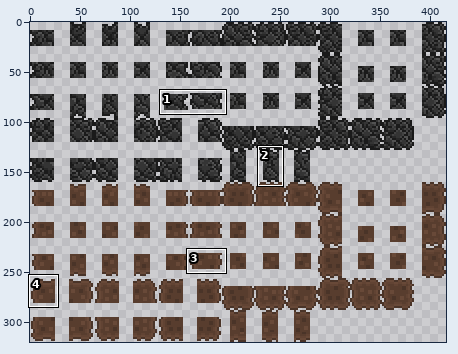
Sprite sheet: assets/sprites/walls/Walls.png. Above, an overview of the earlier version with the close-up marked.
Close-up. Before the commit:
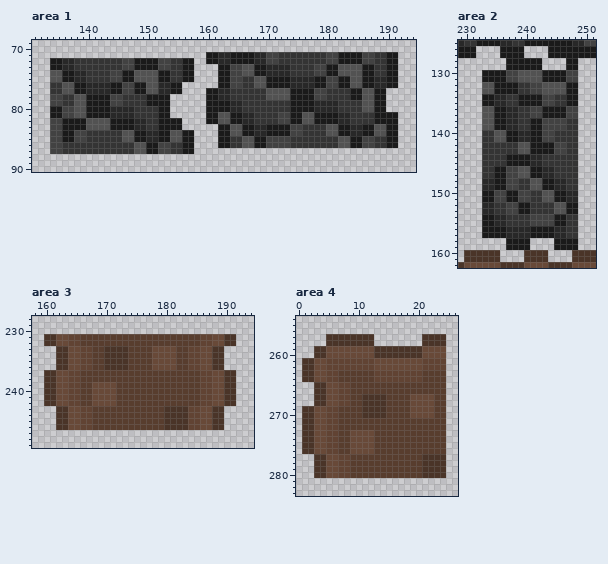
The file is 416x320 pixels. Colours within 5 levels of each other are drawn and written as one. Shown: area 1: x 131..194, y 69..90; area 2: x 229..251, y 125..162; area 3: x 158..194, y 228..249; area 4: x 0..26, y 254..283. The commit also changed other parts of the picture, which this record leaves out.
Once edited:
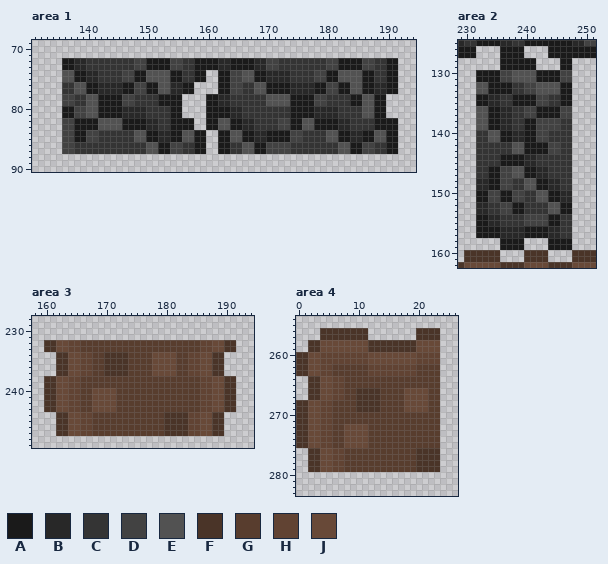
Palette (. is transparent): A #1a1a1a  B #282828  C #343434  D #424242  E #525252  F #4a3428  G #583d2e  H #614333  J #684938
Difference:
Changed rows in their new state; - is an unchanged pixel.
Area 1:
first column x 134:
71 --------------------------................................
72 ..AABB------CCDD--AADDCCAA--------------------------------
73 ..AABB------CCDD--AADDCCAAAABBAAAABBDDCC----CCDDAAAADD----
74 ..EEAABB--CCDDAA--EEAACCAA--------------------------------
75 ..EEAABB--CCDDAA--EEAACCAA------EEAABBBBCCCCDDAAEE----CC--
76 ..CCEEAA--BBAADDAAEEBBAA----------------------------------
77 ..CCEEAA--BBAADDAAEEBBAA--..AADD--EEAAAABBBBAADDAAEEAABBAA
78 ..DDCCEE--AADD--CC--AA------------------------------------
79 ..DDCCEE--AADD--CC--AA------BBCC----EEEE----DDCC--AA------
80 ..AADDEE--AA--BB--CCAA------------------------------------
81 ..AADDEE--AA--BB--CCAA------AABBCC----CC--AABBBBCC--EE--..
82 ..DD--AA--EE--AABBCC--AA----------------------------------
83 ..DD--AA--EE--AABBCC--AA--AAEEAABBCCCCDDAAEEAAAABBCCCCAA--
84 ..DDAADD----CCEEAABBAAEEAA--------------------------------
85 ..DDAADD----CCEEAABBAAEEAA----EEAABBAAAADD----EEAABBAAEE--
86 ..DD----------CCEEAADDCCAA--------------------------------
87 ..DD----------CCEEAADDCCAA--AACCEEAADDDDCCCCCCCCEEAADDCCAA
Area 2:
first column x 232:
128 ----A-----.---A-.
129 ----A-----.---A-.
130 A---D-E---A---D-.
131 A---D-E---A---D-.
132 E-A---C-D-E---A-.
133 E-A---C-D-E---A-.
134 A-B-C-A---D-C-A-.
135 A-B-C-A---D-C-A-.
136 E-A-B-C-D-A---D-.
137 E-A-B-C-D-A---D-.
138 E-A-B-C-A-D---C-.
139 E-A-B-C-A-D---C-.
140 C-E-A-B-A-D-C---.
141 C-E-A-B-A-D-C---.
142 C-----E-A---D-C-.
143 C-----E-A---D-C-.
144 C---A---B-C-----.
145 C---A---B-C-----.
146 C-A-D-E-A-B-C---.
147 C-A-D-E-A-B-C---.
148 B-A-D-C-E-A-B-C-.
149 B-A-D-C-E-A-B-C-.
150 A-D-A-D-C-E-A-B-.
151 A-D-A-D-C-E-A-B-.
152 B-C-D-A-C---E-A-.
153 B-C-D-A-C---E-A-.
154 A-B-C---D---A-C-.
155 A-B-C---D---A-C-.
156 A---B---A---B-C-.
157 A---B---A---B-C-.
158 ----A---.---A---.
159 ----A---.---A---.
Area 3:
first column x 160:
231 ................................
233 FFJJHHGG--GGGG----GGGG--GGHHJJFF
first column x 160:
237 ..FFJJHH--FFFF----JJJJ--HHJJFF..
239 --------GGGG--------------------
first column x 160:
243 FFJJHHGGJJJJ--------GGGGGGHHJJFF
first column x 162:
247 FFJJHHGGGGGGGGGGGGFFFFHHJJFF
Area 4:
first column x 0:
256 ----FFFFFFFF--------FFFF-
257 ----F-------.-------F---.
258 --FFJJJJJJJJ-FFFFFFFJJJJ.
259 --F-J-------F-------J---.
260 FFJJHHHHHHHH-JJJJJJJHHHH.
261 F-J-H-------J-------H---.
262 F-J-H-GGGGGG-HHHHHHHGGGG.
263 F-J-H-G-----H-------G---.
264 -.-F-J-H-----GGGGGGGG---.
265 --F-J-H-G---------------.
266 --F-J-H-G-FFFF----JJJJ--.
267 --F-J-H-G-F---G---J---G-.
268 FFJJHHGGG-F---G---J---G-.
269 F-J-H-G---F---G---J---G-.
270 F-J-H-G----GGGG----GGGG-.
271 F-J-H-G-----------------.
272 F-J-H-G-JJJJ------------.
273 F-J-H-G-J---G-----------.
274 F-J-H-G-J---G-----------.
275 F-J-H-G-J---G-----------.
276 -.-F-J-H-GGGG-------FFFF.
277 --F-J-H-G-----------F---.
278 --F-J-H-G-----------F---.
279 --F-J-H-G-----------F---.
280 ---......................
